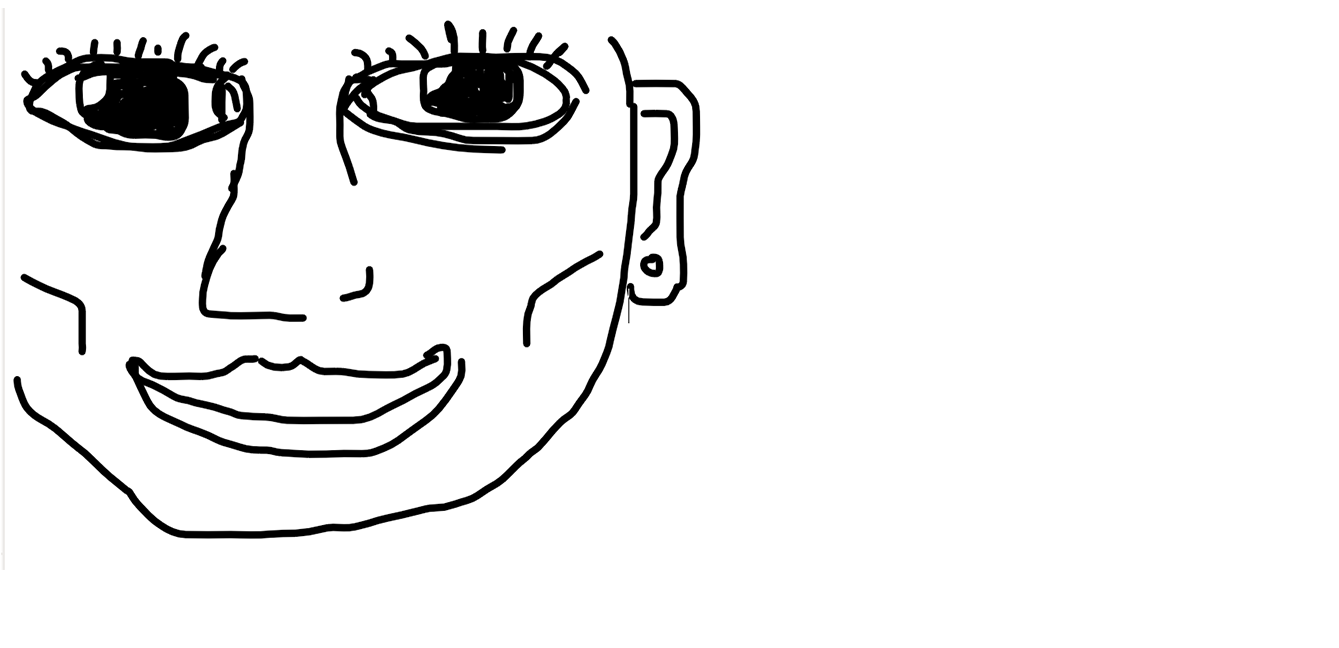
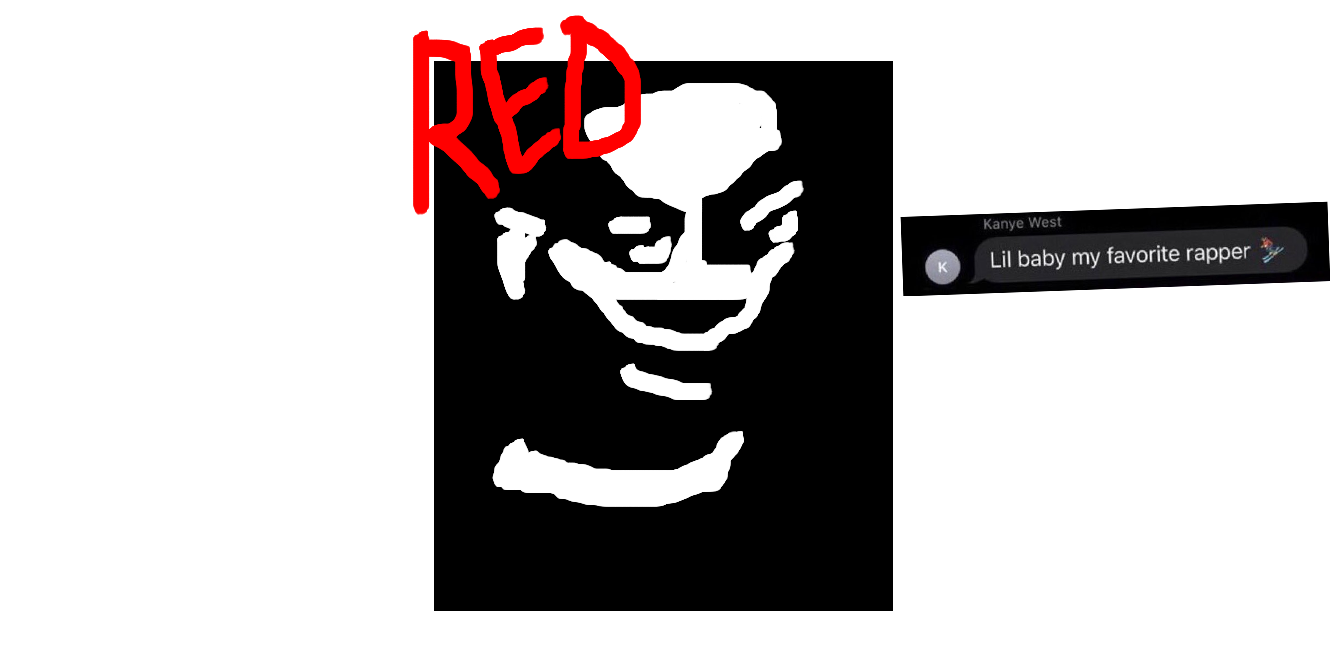
Two versions of the same layered image (1339x648). Layer-by-layer changes:
removed layer "thumbnail_image" over [1, 8, 752, 570]
added layer "Layer 3" above "Layer 1" over [900, 201, 1330, 296]
added layer "Layer 1" above "Layer 0" over [413, 15, 893, 611]
